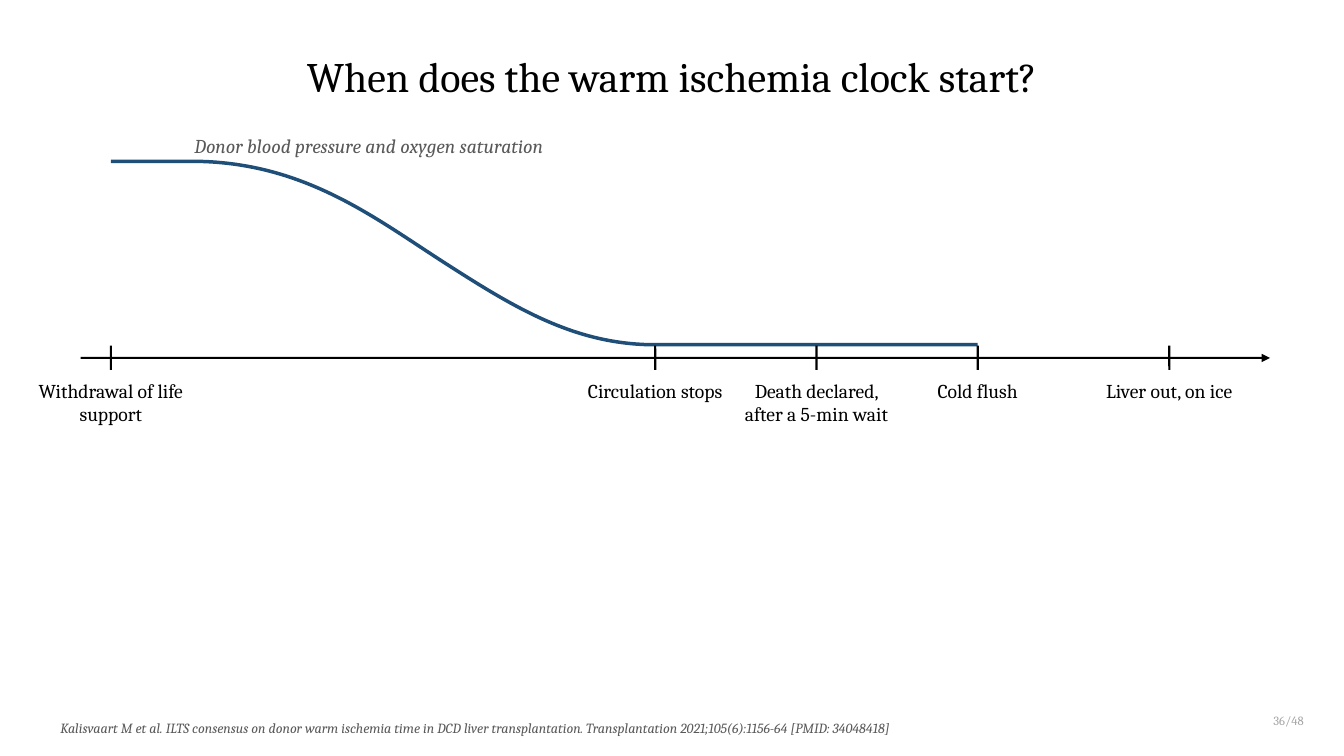
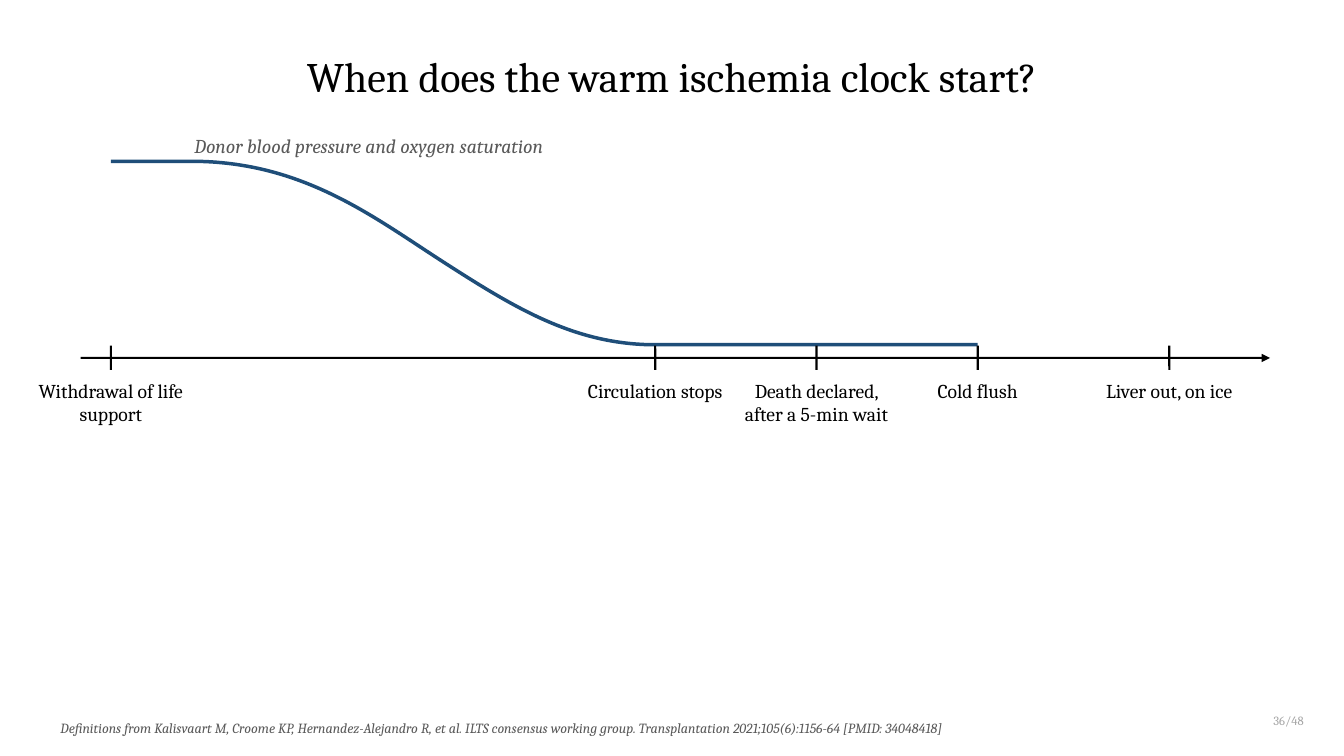
Before and after one commit to qaddodi/mohammad-almeqdadi-lectures, a slide deck: slide 38 of lectures/liver-transplant-grand-rounds-mmc-2026/Liver Transplantation When to Refer and Whats New.pptx. Drawn at 1344x756 pixels with LibreOffice and Linux fonts; fonts in the diff are those of the drawing. Boxes give left, top, right and bottom in pixels: in the first picture for what was removed or moved away, otherwise in the second. Text is boxed around its words. In the diff, an @@ line names an element or a change of style, - is before the commit and + after.

```diff
--- a/lectures/liver-transplant-grand-rounds-mmc-2026/Liver Transplantation When to Refer and Whats New.pptx
+++ b/lectures/liver-transplant-grand-rounds-mmc-2026/Liver Transplantation When to Refer and Whats New.pptx
@@ text at (60, 723, 942, 736): text changed @@
-Kalisvaart M et al. ILTS consensus on donor warm ischemia time in DCD liver transplantation. Transplantation 2021;105(6):1156-64 [PMID: 34048418]
+Definitions from Kalisvaart M, Croome KP, Hernandez-Alejandro R, et al. ILTS consensus working group. Transplantation 2021;105(6):1156-64 [PMID: 34048418]
```
Also in this commit, not shown: 1 other slide changed, 3 other files.
